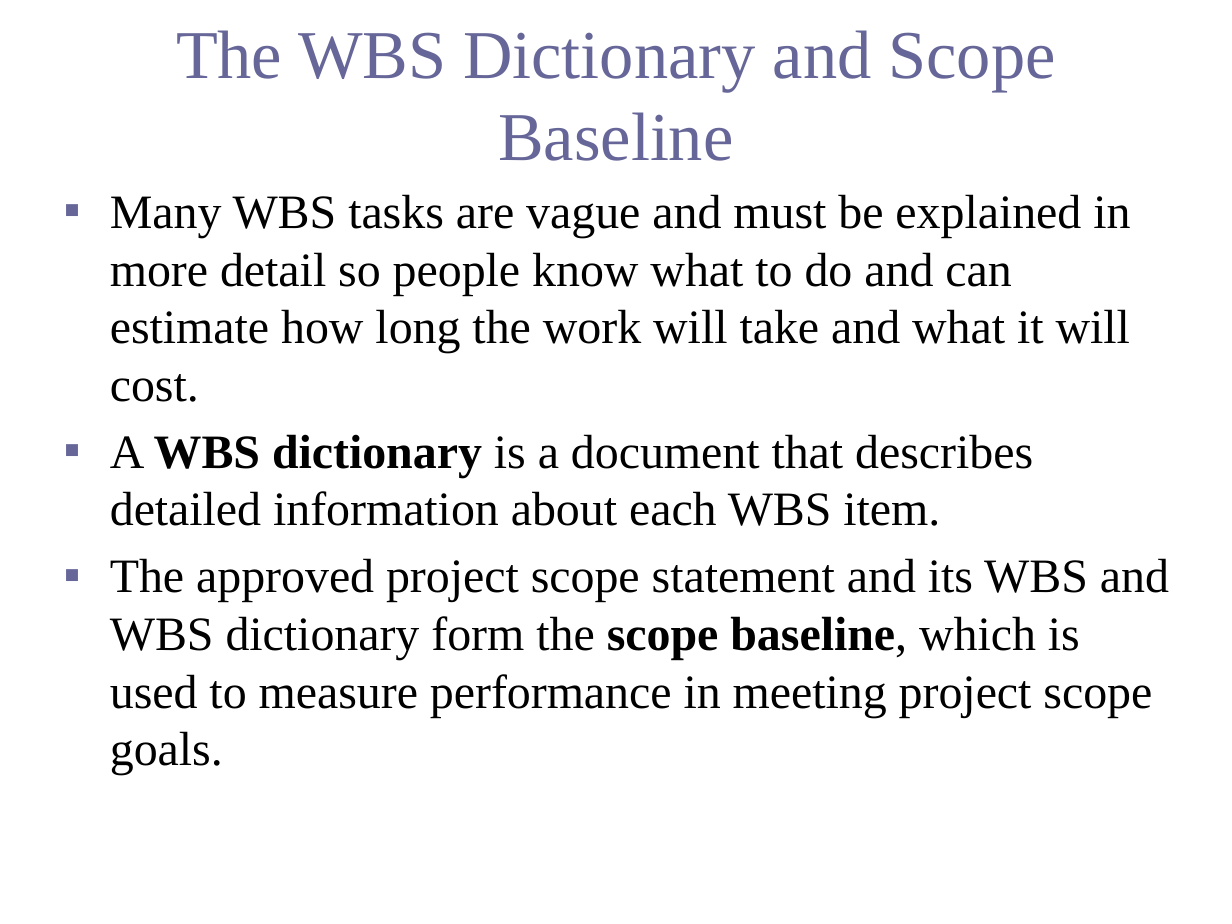
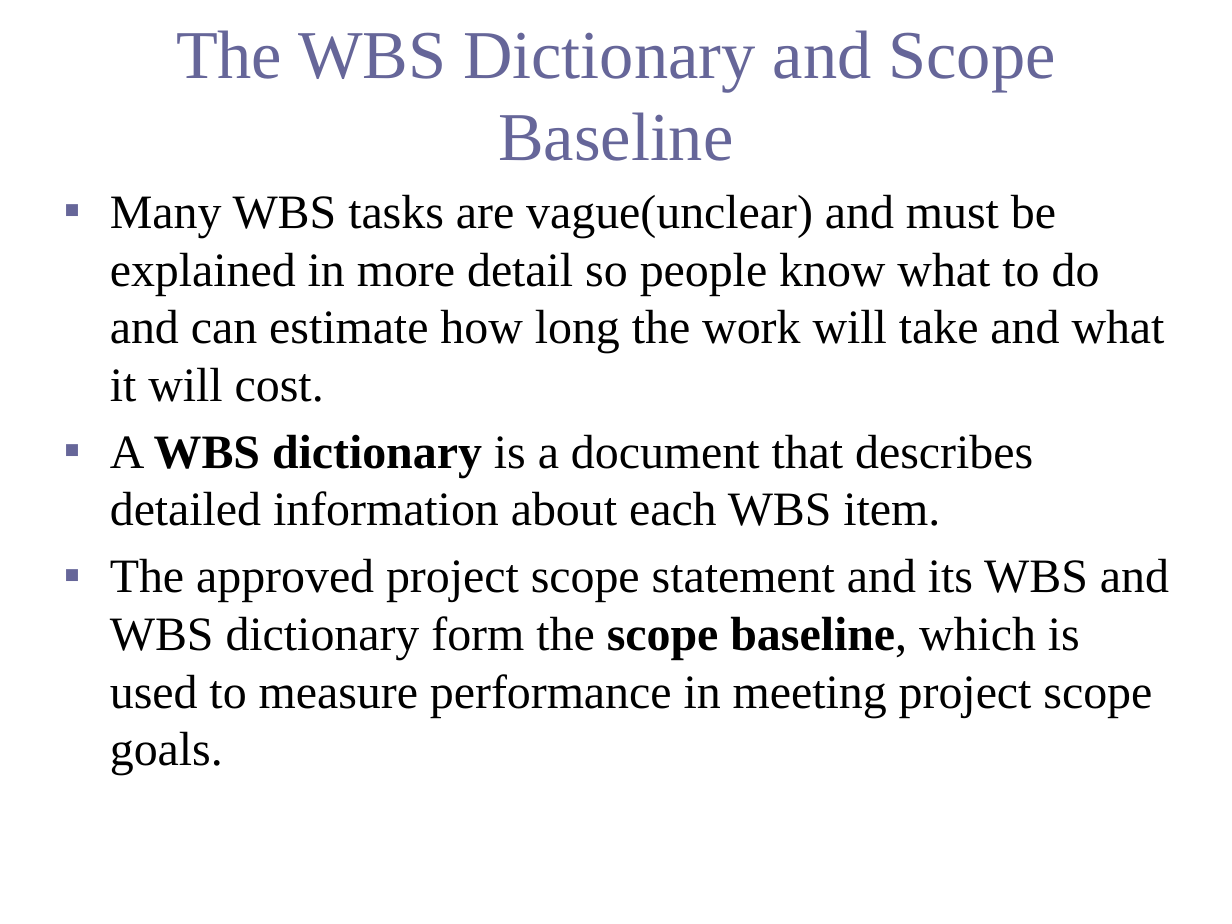
Before and after one commit to ahmedbilal7891/MSCS-2nd-Semester, a slide deck: slide 19 of BM-727_Project Management/BooksAndNotes/PM 4- Project Scope Mgt.pptx. Drawn at 1232x924 pixels with LibreOffice and Linux fonts; fonts in the diff are those of the drawing. Boxes give left, top, right and bottom in pixels: in the first picture for what was removed or moved away, otherwise in the second. Text is boxed around its words. In the diff, an @@ line names an element or a change of style, - is before the commit and + after.

```diff
--- a/BM-727_Project Management/BooksAndNotes/PM 4- Project Scope Mgt.pptx
+++ b/BM-727_Project Management/BooksAndNotes/PM 4- Project Scope Mgt.pptx
@@ text at <box>110,194,1165,402</box>: text changed @@
-▪ Many WBS tasks are vague and must be explained in more detail so people know what to do and can estimate how long the work will take and what it will cost.
+▪ Many WBS tasks are vague(unclear) and must be explained in more detail so people know what to do and can estimate how long the work will take and what it will cost.
```
Also in this commit, not shown: 3 other slides changed, 12 other files.
